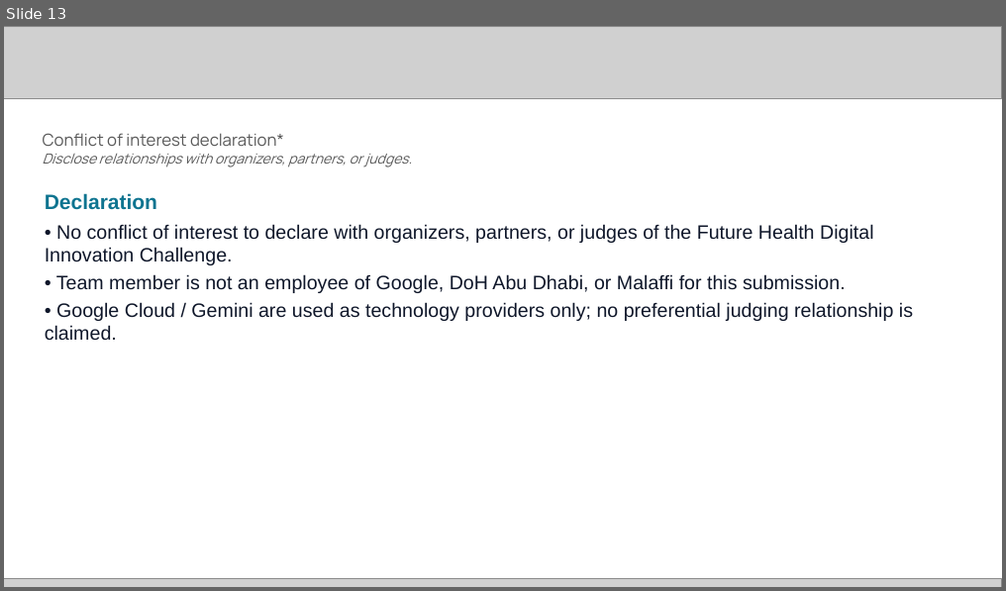
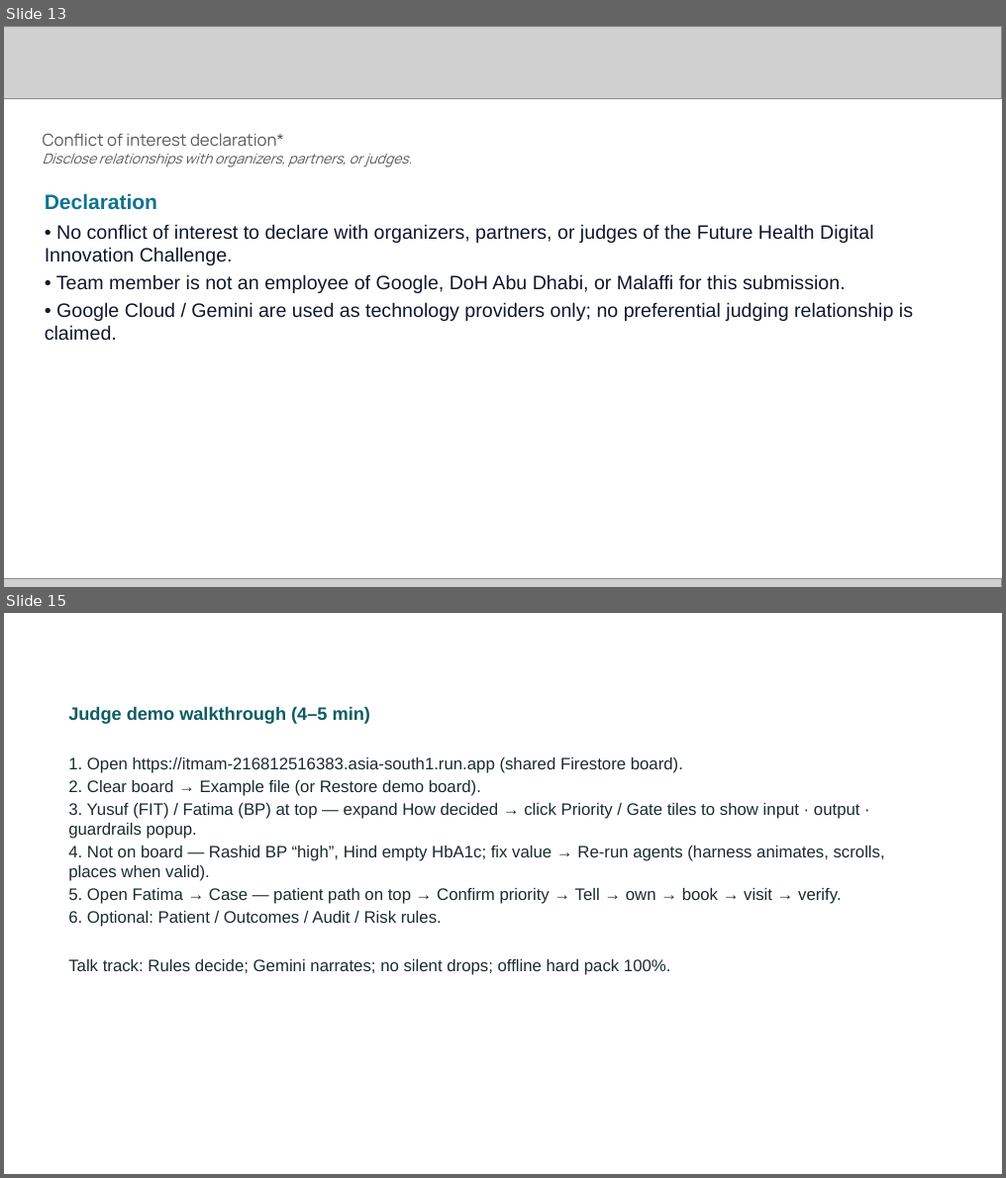
Before and after one commit to 11716807/itmam, a slide deck: docs/Itmam_Future_Health_Digital_Innovation_Challenge_Submission.pptx. Shown one above the other, each under a label of ours: slide 13 before the commit, slides 13 and 15 after it; the slides between them are not shown. The pictures are 1006x591 and 1006x1178 pixels, drawn with LibreOffice and Linux fonts; fonts in the diff are those of the drawing; grey boxes stand for pictures; background and template pictures are left out. Boxes give left, top, right and bottom in pixels: in the first picture for what was removed or moved away, otherwise in the second. Text is boxed around its words. In the diff, an @@ line names an element or a change of style, - is before the commit and + after.

```diff
--- a/docs/Itmam_Future_Health_Digital_Innovation_Challenge_Submission.pptx
+++ b/docs/Itmam_Future_Health_Digital_Innovation_Challenge_Submission.pptx
@@ slide 15 added at (4,613,1002,1174), background picture (left out) @@
@@ text added at (68,706,885,975), 12 pt, text #1A2B2E @@
+Judge demo walkthrough (4–5 min)
+1. Open https://itmam-216812516383.asia-south1.run.app (shared Firestore board).
+2. Clear board → Example file (or Restore demo board).
+3. Yusuf (FIT) / Fatima (BP) at top — expand How decided → click Priority / Gate tiles to show input · output · guardrails popup.
+4. Not on board — Rashid BP “high”, Hind empty HbA1c; fix value → Re-run agents (harness animates, scrolls, places when valid).
+5. Open Fatima → Case — patient path on top → Confirm priority → Tell → own → book → visit → verify.
+6. Optional: Patient / Outcomes / Audit / Risk rules.
+Talk track: Rules decide; Gemini narrates; no silent drops; offline hard pack 100%.
```
Also in this commit, not shown: 9 slides changed, 1 slide removed, 8 other files.
